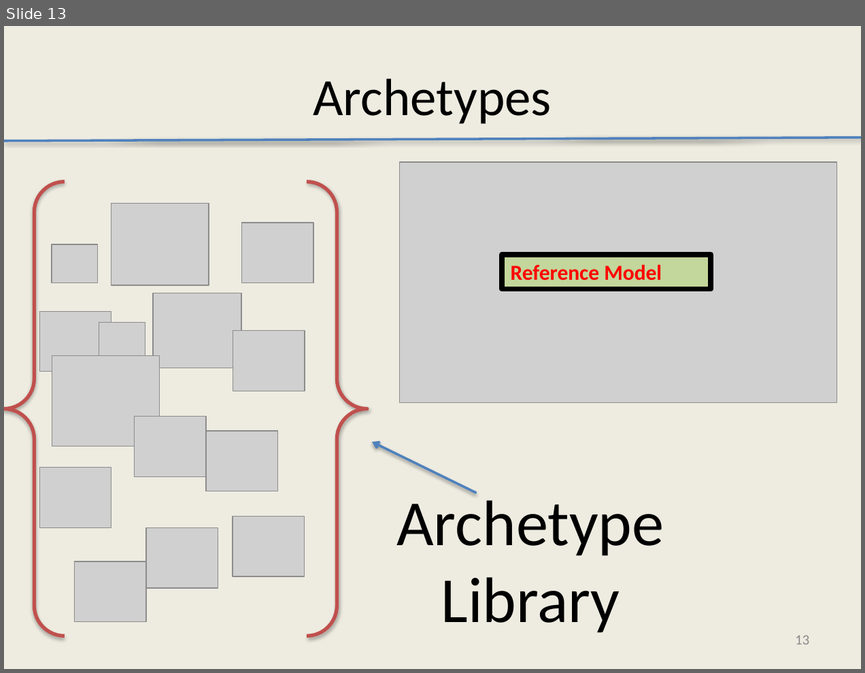
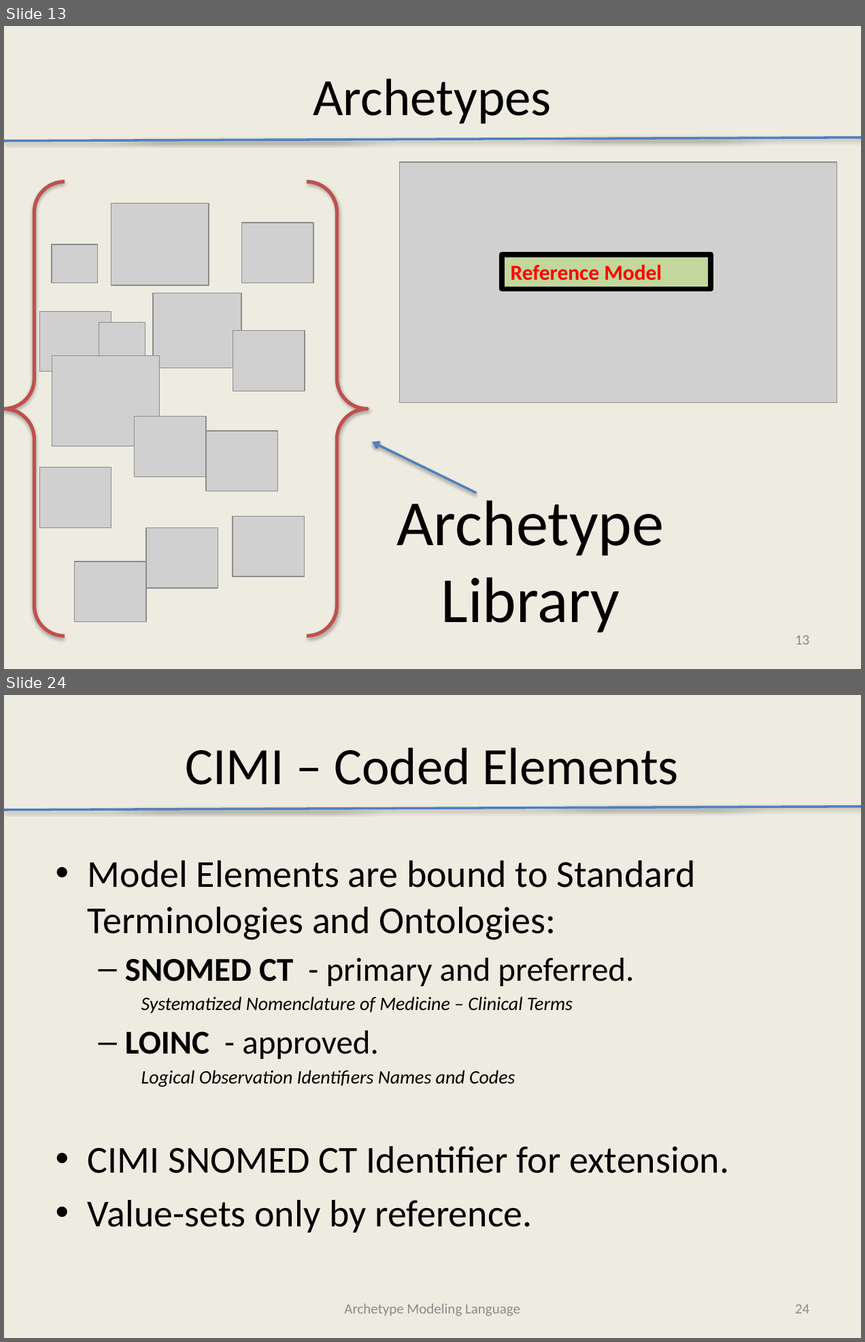
Before and after one commit to Avelanda/AMLTooling, a slide deck: docs/AMLTooling.pptx. Shown one above the other, each under a label of ours: slide 13 before the commit, slides 13 and 24 after it; the slides between them are not shown. The pictures are 865x673 and 865x1342 pixels, drawn with LibreOffice and Linux fonts; fonts in the diff are those of the drawing; grey boxes stand for pictures. Boxes give left, top, right and bottom in pixels: in the first picture for what was removed or moved away, otherwise in the second. Text is boxed around its words. In the diff, an @@ line names an element or a change of style, - is before the commit and + after.

```diff
--- a/docs/AMLTooling.pptx
+++ b/docs/AMLTooling.pptx
@@ slide 24 added at (4, 695, 861, 1338), background #EEECE1 @@
@@ title added at (186, 747, 679, 785), 44 pt, text #000000 @@
+CIMI – Coded Elements
@@ line added from (4, 810) to (861, 807), #4F81BD 2 pt @@
@@ text added at (88, 860, 729, 1232), 32 pt, text #000000 @@
+• Model Elements are bound to Standard Terminologies and Ontologies:
+  – SNOMED CT - primary and preferred.
+    Systematized Nomenclature of Medicine – Clinical Terms
+  – LOINC - approved.
+    Logical Observation Identifiers Names and Codes
+• CIMI SNOMED CT Identifier for extension.
+• Value-sets only by reference.
@@ text added at (344, 1303, 520, 1316), 12 pt, text #8C8C8C @@
+Archetype Modeling Language
@@ page number added at (795, 1304, 809, 1313), 12 pt, text #8C8C8C @@
+24
```
Also in this commit, not shown: 3 slides changed, 20 other slides added.
